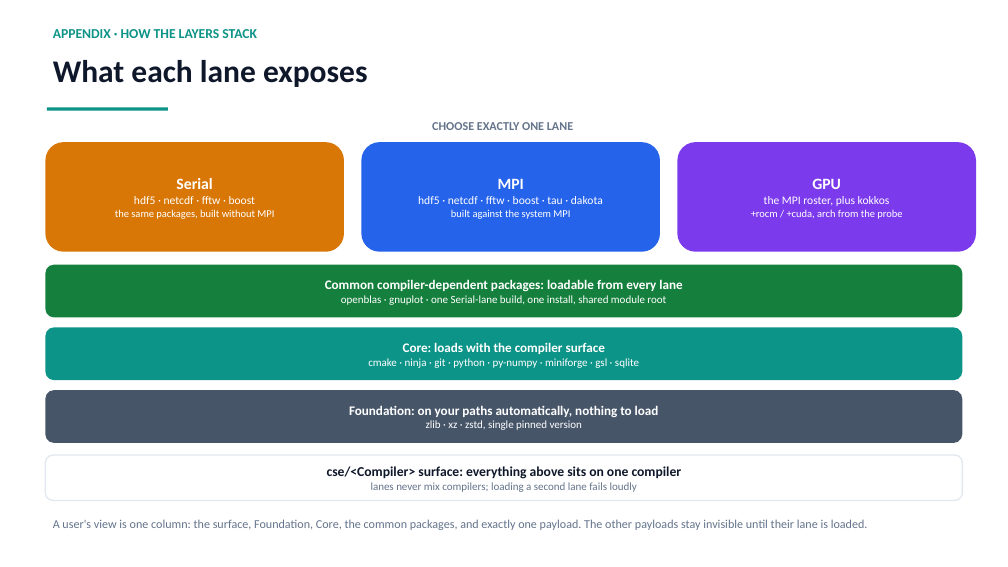
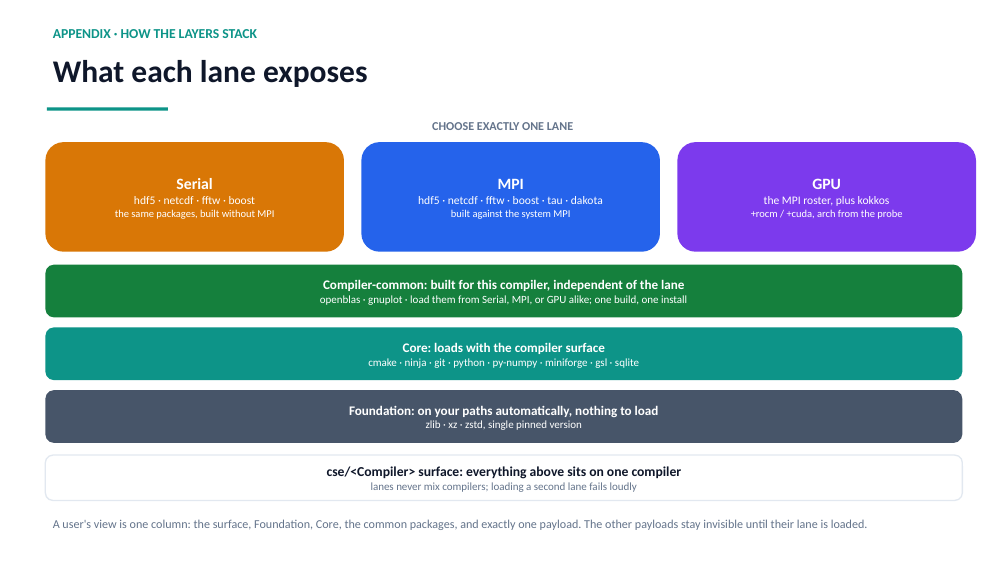
Before and after one commit to ray12514/stack-planning, a slide deck: slide 11 of presentations/cse_lanes_model.pptx. Drawn at 1008x567 pixels with LibreOffice and Linux fonts; fonts in the diff are those of the drawing. Boxes give left, top, right and bottom in pixels: in the first picture for what was removed or moved away, otherwise in the second. Text is boxed around its words. In the diff, an @@ line names an element or a change of style, - is before the commit and + after.

Commit message:
Compiler-common is its own group, not a tenant of Serial
Placement asks three independent questions: is the package
compiler-dependent, is it lane-specific, and is it automatically in the
view or explicitly loaded. Earlier revisions collapsed them, which is
what made BLAS placement feel arbitrary and forced Serial to hold two
unrelated classes of software.

Answering them separately gives four groups, and Foundation turns out to
be defined by exposure behaviour rather than by what its packages are.
That is why zlib and OpenBLAS feel alike, since neither has an MPI
dimension, yet belong apart: one is linked without being chosen, the
other is chosen.

Compiler-common becomes a sibling of Core rather than something built by
and inherited from Serial. The two special cases the old ownership forced
(a warning when a column has no serial lane to own the shared root, a
hard error when two claim it) do not survive the change, because there is
no owner to be ambiguous about. The implementation still hangs it off
Serial and now trails the design; that is recorded where the old section
was, per the doc-first rule.

```diff
--- a/presentations/cse_lanes_model.pptx
+++ b/presentations/cse_lanes_model.pptx
@@ text in rounded rectangle at box(320, 279, 687, 305): text changed @@
-Common compiler-dependent packages: loadable from every lane
-openblas · gnuplot · one Serial-lane build, one install, shared module root
+Compiler-common: built for this compiler, independent of the lane
+openblas · gnuplot · load them from Serial, MPI, or GPU alike; one build, one install
```
Also in this commit, not shown: 3 other slides changed, 3 other files.
